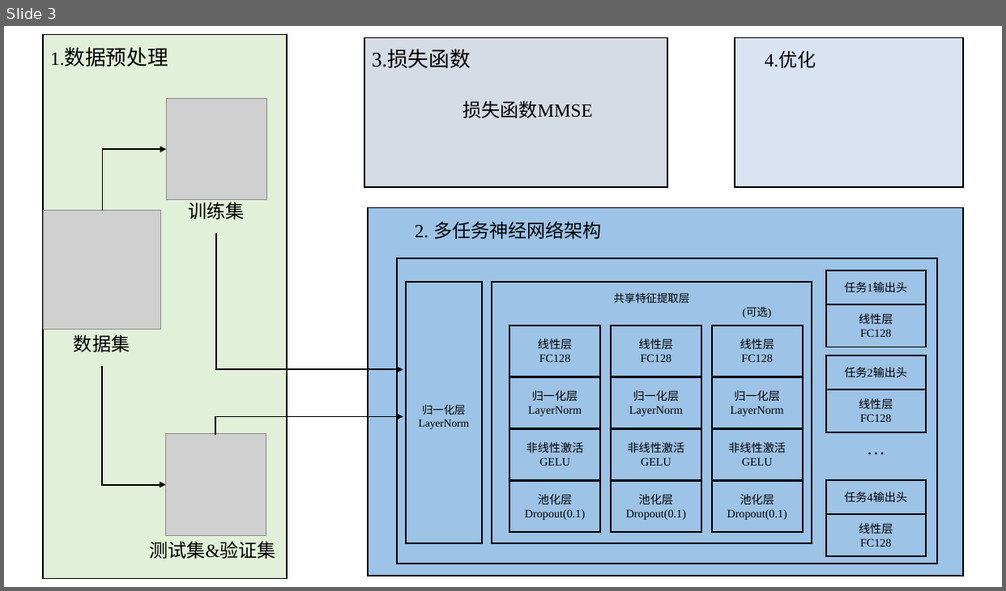
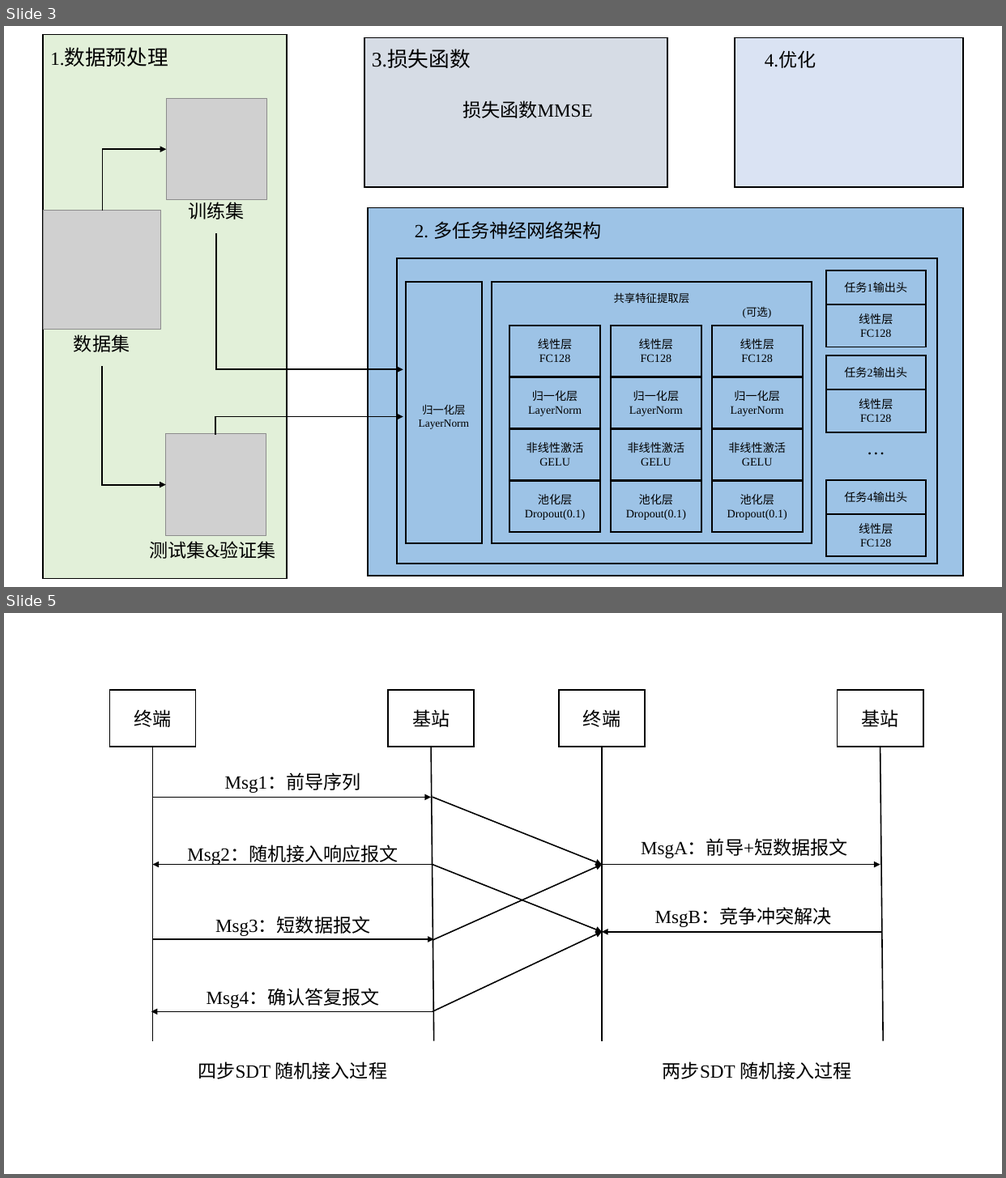
Before and after one commit to Aworrier/zzzwl-big_paper, a slide deck: PPT画图.pptx. Shown one above the other, each under a label of ours: slide 3 before the commit, slides 3 and 5 after it; the slides between them are not shown. The pictures are 1006x591 and 1006x1178 pixels, drawn with LibreOffice and Linux fonts; fonts in the diff are those of the drawing; grey boxes stand for pictures. Boxes give left, top, right and bottom in pixels: in the first picture for what was removed or moved away, otherwise in the second. Text is boxed around its words. In the diff, an @@ line names an element or a change of style, - is before the commit and + after.

```diff
--- a/PPT画图.pptx
+++ b/PPT画图.pptx
@@ slide 5 added at (4,613,1002,1174), background #FFFFFF @@
@@ group added at (109,690,923,1080): 10 arrows, 8 texts, 4 rectangles, 4 lines @@
+终端
+基站
+Msg1：前导序列
+Msg2：随机接入响应报文
+Msg3：短数据报文
+Msg4：确认答复报文
+终端
+基站
+MsgA：前导+短数据报文
+MsgB：竞争冲突解决
+四步SDT 随机接入过程
+两步SDT 随机接入过程
```
Also in this commit, not shown: 4 other slides added, 25 other files.
